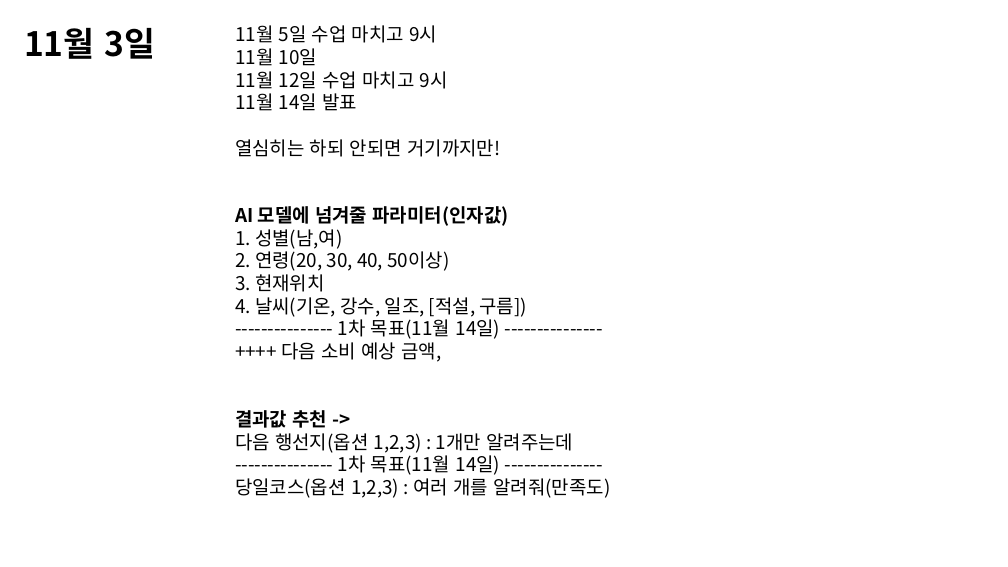
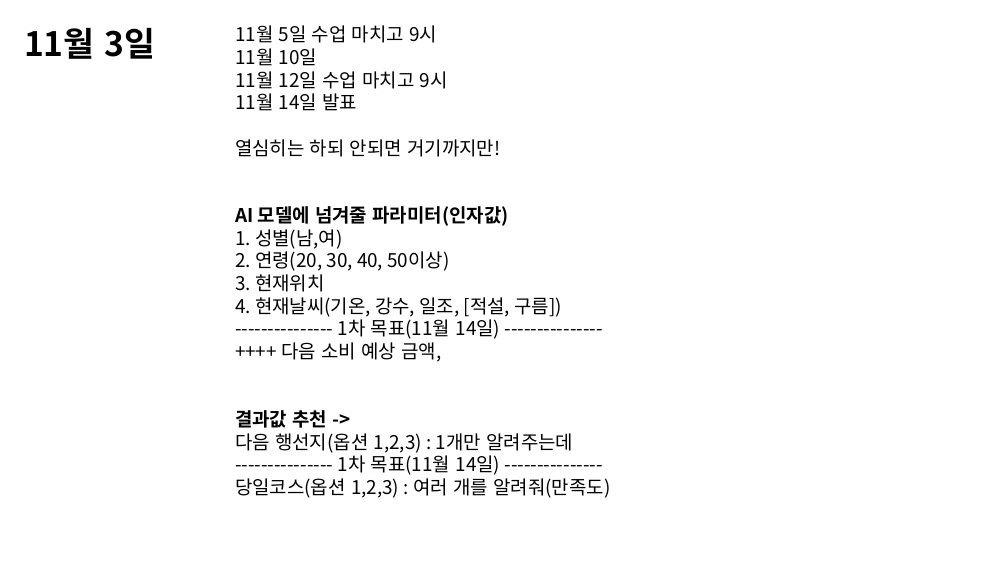
Before and after one commit to higun295/ApprenticeProject, a slide deck: slide 2 of Project_20241105.pptx. Drawn at 1008x567 pixels with LibreOffice and Linux fonts; fonts in the diff are those of the drawing. Boxes give left, top, right and bottom in pixels: in the first picture for what was removed or moved away, otherwise in the second. Text is boxed around its words. In the diff, an @@ line names an element or a change of style, - is before the commit and + after.

```diff
--- a/Project_20241105.pptx
+++ b/Project_20241105.pptx
@@ text at <box>235,297,562,317</box>: text changed @@
-4. 날씨(기온, 강수, 일조, [적설, 구름])
+4. 현재날씨(기온, 강수, 일조, [적설, 구름])
```
Also in this commit, not shown: 2 other slides changed, 8 slides added, 1 slide removed, 21 other files.
